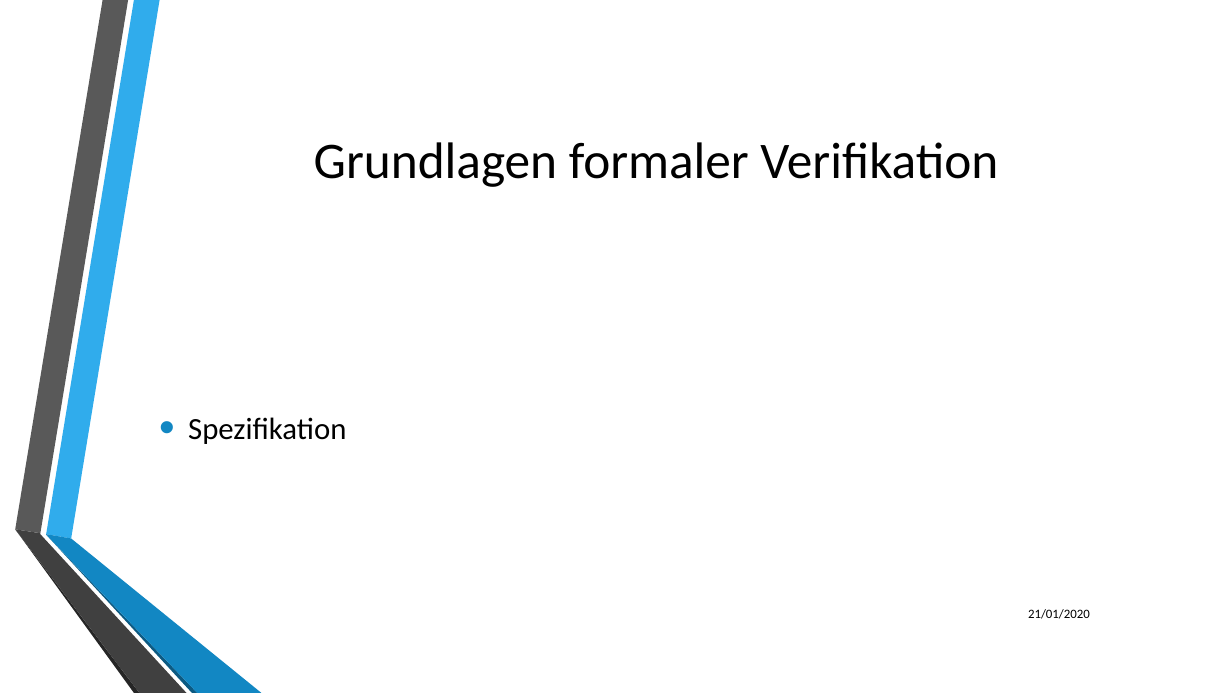
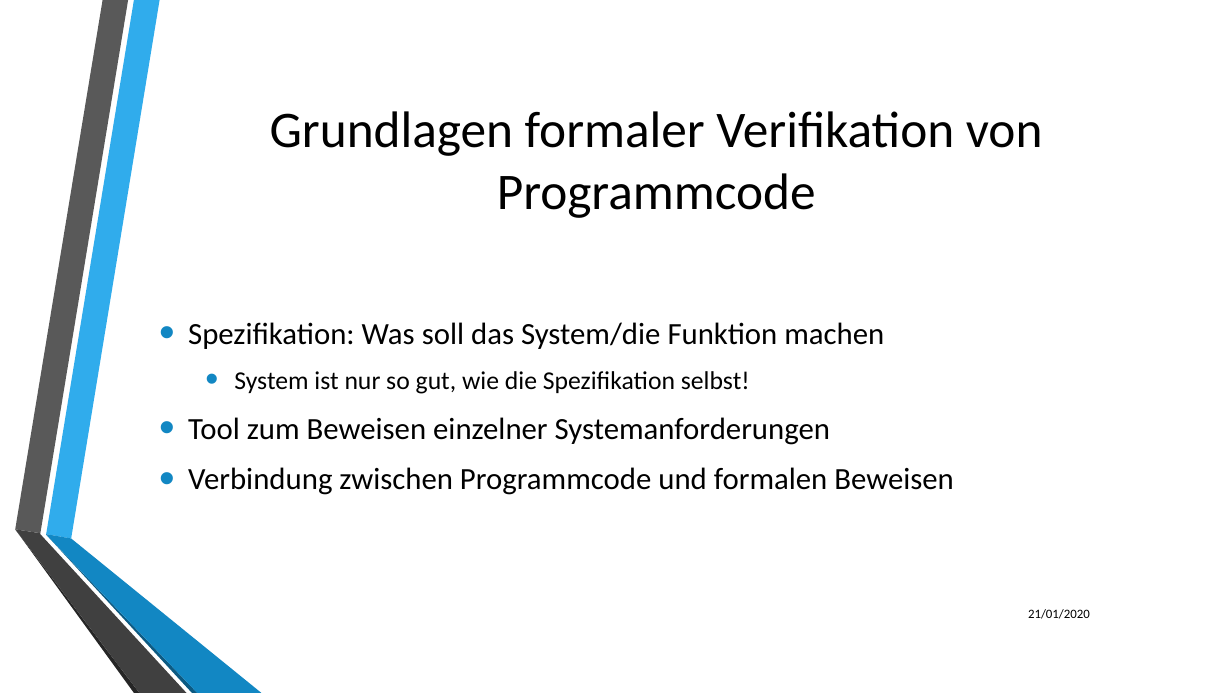
Before and after one commit to LukasKiederle/seminar-coq, a slide deck: slide 8 of final-presentation.pptx (slide 9 before the commit). Drawn at 1232x693 pixels with LibreOffice and Linux fonts; fonts in the diff are those of the drawing; background and template pictures are left out. Boxes give left, top, right and bottom in pixels: in the first picture for what was removed or moved away, otherwise in the second. Text is boxed around its words. In the diff, an @@ line names an element or a change of style, - is before the commit and + after.

Commit message:
updated presentation and fixed typo

```diff
--- a/final-presentation.pptx
+++ b/final-presentation.pptx
@@ title at (x1=270, y1=111, x2=1043, y2=218): text changed @@
-Grundlagen formaler Verifikation
+Grundlagen formaler Verifikation von Programmcode
@@ text at (x1=188, y1=322, x2=954, y2=495): text changed @@
-• Spezifikation
+• Spezifikation: Was soll das System/die Funktion machen
+  • System ist nur so gut, wie die Spezifikation selbst!
+• Tool zum Beweisen einzelner Systemanforderungen
+• Verbindung zwischen Programmcode und formalen Beweisen
```
Also in this commit, not shown: 3 slides added, 2 other files.
